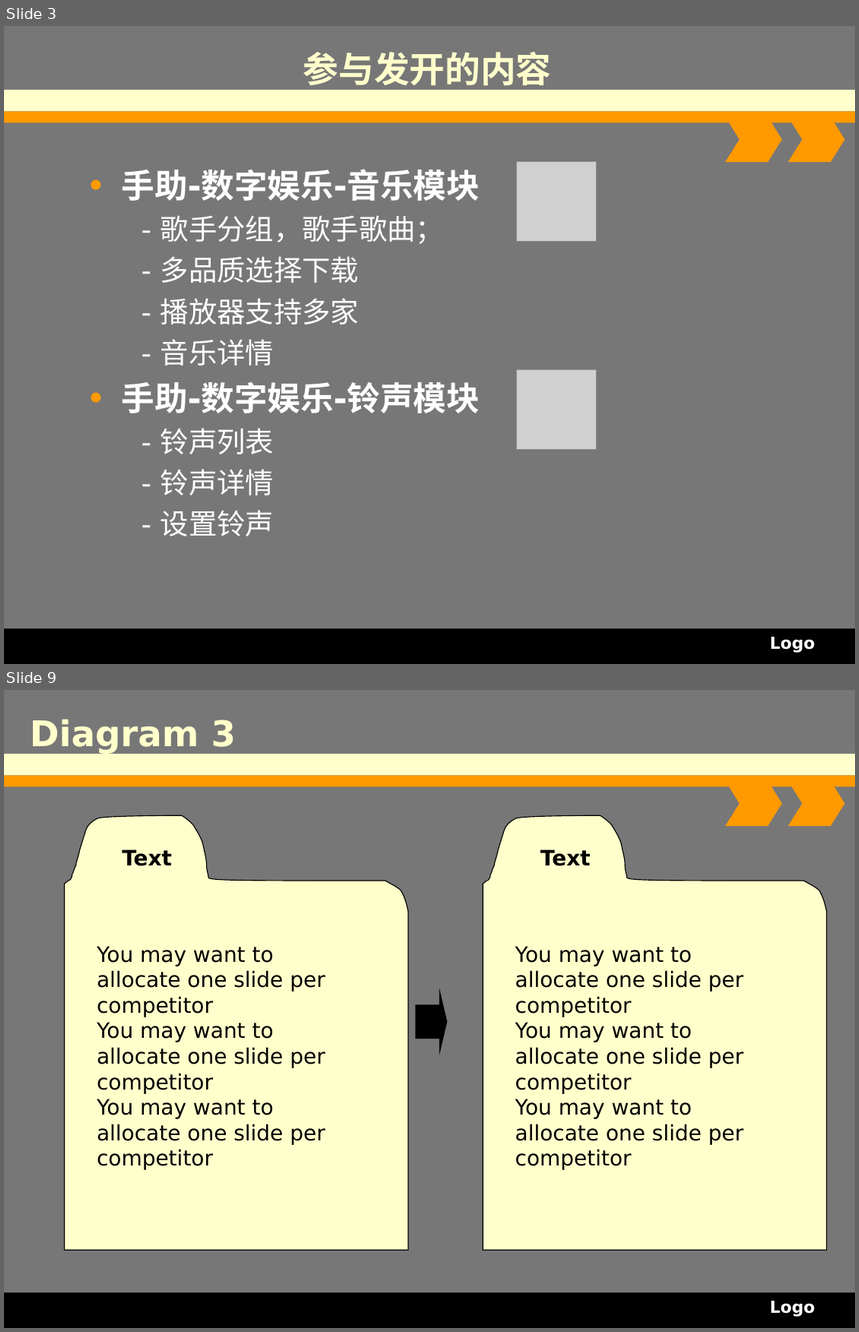
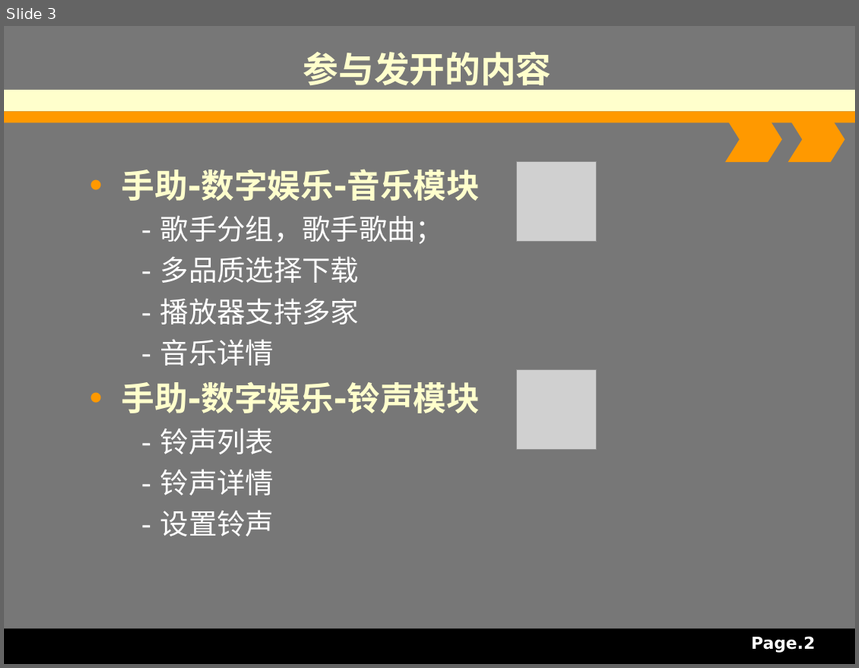
Before and after one commit to tianlanse93/Blogs, a slide deck: 实习生转正自评.ppt. Shown one above the other, each under a label of ours: slides 3 and 9 before the commit, slide 3 after it; the slides between them are not shown. The pictures are 859x1332 and 859x668 pixels, drawn with LibreOffice and Linux fonts; fonts in the diff are those of the drawing; grey boxes stand for pictures. Boxes give left, top, right and bottom in pixels: in the first picture for what was removed or moved away, otherwise in the second. Text is boxed around its words. In the diff, an @@ line names an element or a change of style, - is before the commit and + after.

```diff
--- a/实习生转正自评.ppt
+++ b/实习生转正自评.ppt
@@ slide 9 removed at (4, 690, 855, 1328), background #777777; not listed: 5 template elements that a slide beside it also shows @@
@@ title removed at (30, 719, 236, 754) @@
-Diagram 3
@@ freeform shape removed at (65, 816, 408, 1251) @@
@@ freeform shape removed at (484, 816, 827, 1251) @@
@@ text removed at (122, 850, 172, 866) @@
-Text
@@ text removed at (541, 850, 591, 866) @@
-Text
@@ text removed at (97, 946, 325, 1170) @@
-You may want to allocate one slide per competitor
-You may want to allocate one slide per competitor
-You may want to allocate one slide per competitor
@@ text removed at (515, 946, 743, 1170) @@
-You may want to allocate one slide per competitor
-You may want to allocate one slide per competitor
-You may want to allocate one slide per competitor
@@ down arrow removed at (416, 987, 447, 1056) @@
@@ text removed at (770, 1301, 815, 1317) @@
-Logo
@@ slide 3 changed as well @@
@@ text at (122, 169, 480, 414): text colour #FFFFFF to #FFFFCC in "手助-数字娱乐-音乐模块", "手助-数字娱乐-铃声模块" @@
@@ text at (751, 637, 815, 653): text changed @@
-Logo
+Page.2
```
Also in this commit, not shown: 3 other slides changed, 1 slide added, 7 other slides removed.
